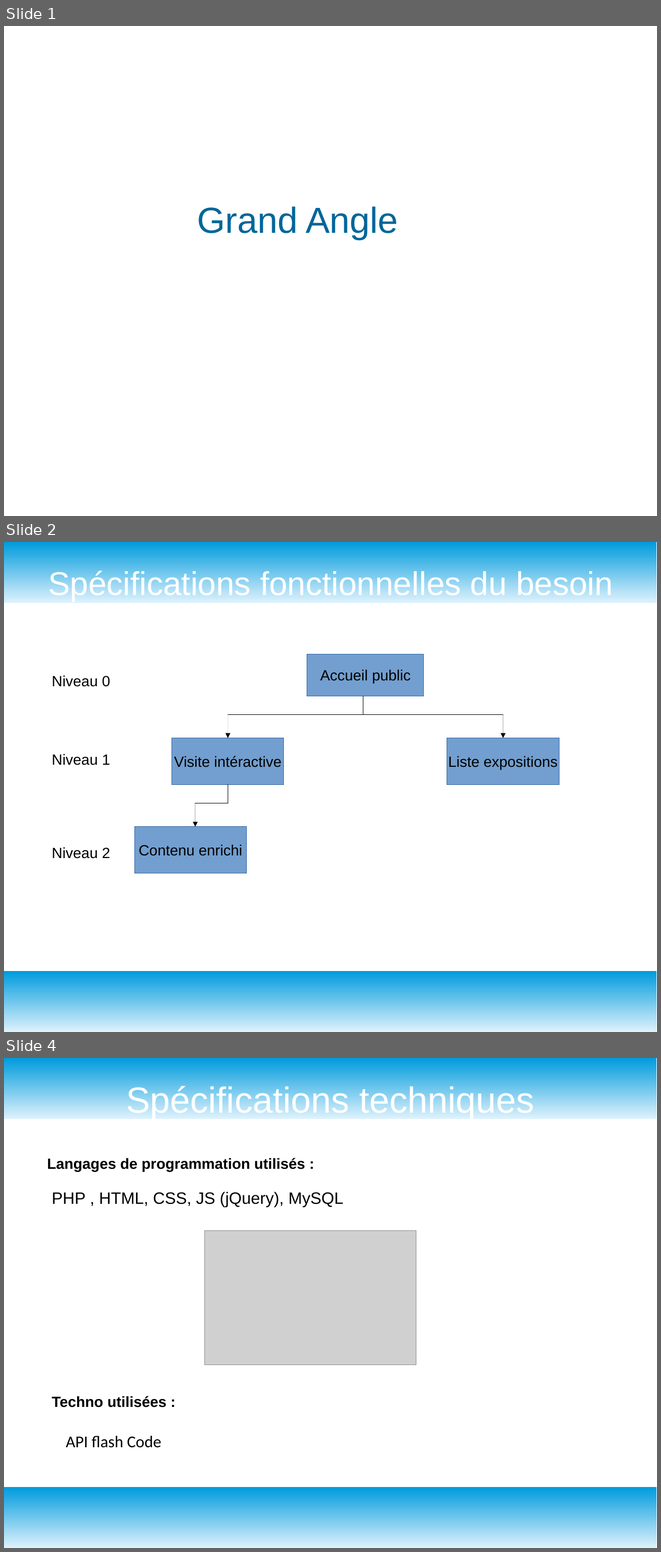
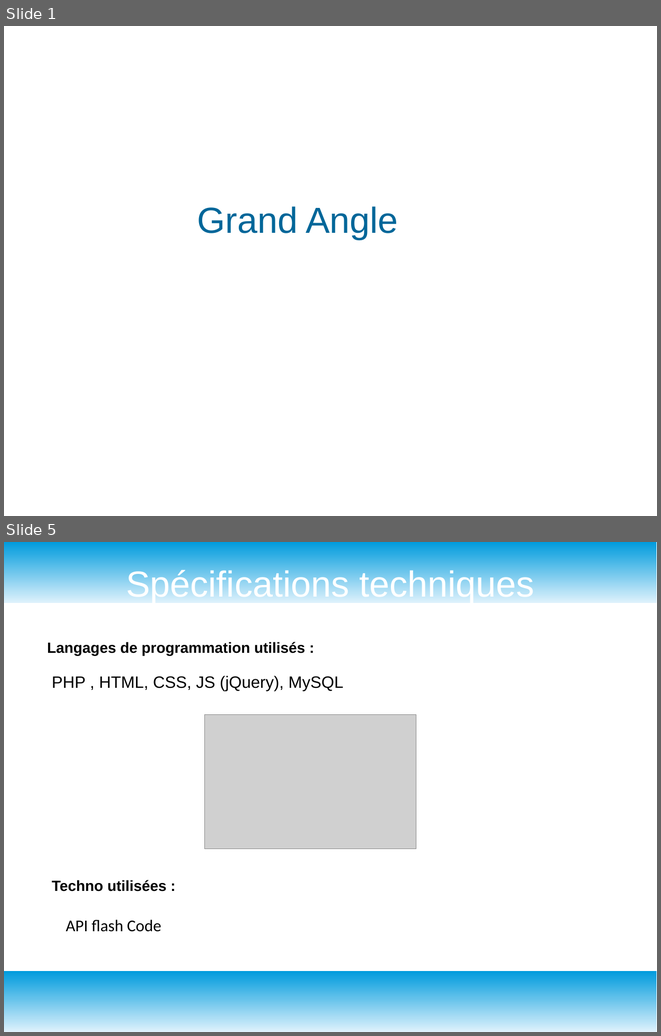
Before and after one commit to GuyomH/Fil-Rouge, a slide deck: assets/grand angle diapo.odp. Shown one above the other, each under a label of ours: slides 1, 2 and 4 before the commit, slides 1 and 5 after it; the slides between them are not shown. The pictures are 661x1552 and 661x1036 pixels, drawn with LibreOffice and Linux fonts; fonts in the diff are those of the drawing; grey boxes stand for pictures; background and template pictures are left out. Boxes give left, top, right and bottom in pixels: in the first picture for what was removed or moved away, otherwise in the second. Text is boxed around its words. In the diff, an @@ line names an element or a change of style, - is before the commit and + after.

```diff
--- a/assets/grand angle diapo.odp
+++ b/assets/grand angle diapo.odp
@@ slide 2 removed at (x1=4, y1=542, x2=657, y2=1032), background #FFFFFF; not listed: 2 template elements that a slide beside it also shows @@
@@ title removed at (x1=48, y1=568, x2=613, y2=601) @@
-Spécifications fonctionnelles du besoin
@@ rectangle removed at (x1=307, y1=654, x2=424, y2=696) @@
-Accueil public
@@ text removed at (x1=52, y1=675, x2=111, y2=687) @@
-Niveau 0
@@ line removed from (363, 696) to (363, 714) @@
@@ arrow removed from (228, 714) to (228, 738) @@
@@ line removed from (228, 714) to (503, 714) @@
@@ arrow removed from (503, 714) to (503, 738) @@
@@ rectangle removed at (x1=171, y1=738, x2=284, y2=785) @@
-Visite intéractive
@@ rectangle removed at (x1=447, y1=738, x2=559, y2=785) @@
-Liste expositions
@@ text removed at (x1=52, y1=753, x2=111, y2=765) @@
-Niveau 1
@@ line removed from (228, 803) to (228, 784) @@
@@ arrow removed from (195, 803) to (195, 827) @@
@@ line removed from (195, 803) to (228, 803) @@
@@ rectangle removed at (x1=134, y1=827, x2=246, y2=873) @@
-Contenu enrichi
@@ text removed at (x1=52, y1=847, x2=111, y2=858) @@
-Niveau 2
@@ what was slide 4 is now slide 5 @@
```
Also in this commit, not shown: 1 slide changed, 7 slides added, 1 other slide removed.
